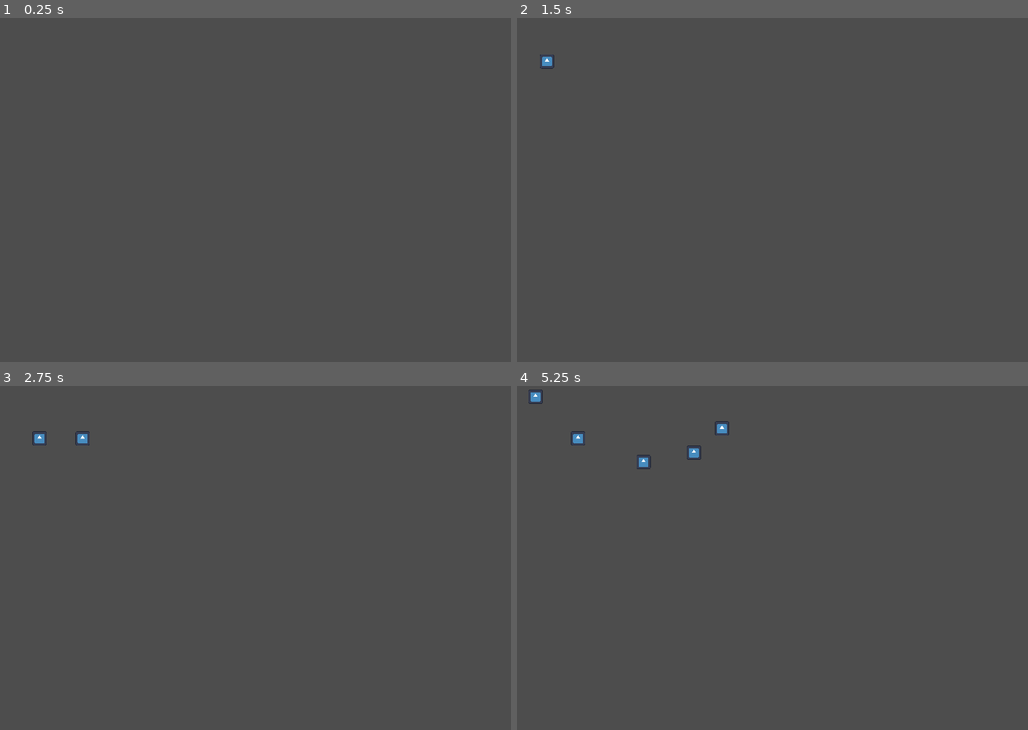
Above: before the commit, frames 1-4 (two rows, left to right).
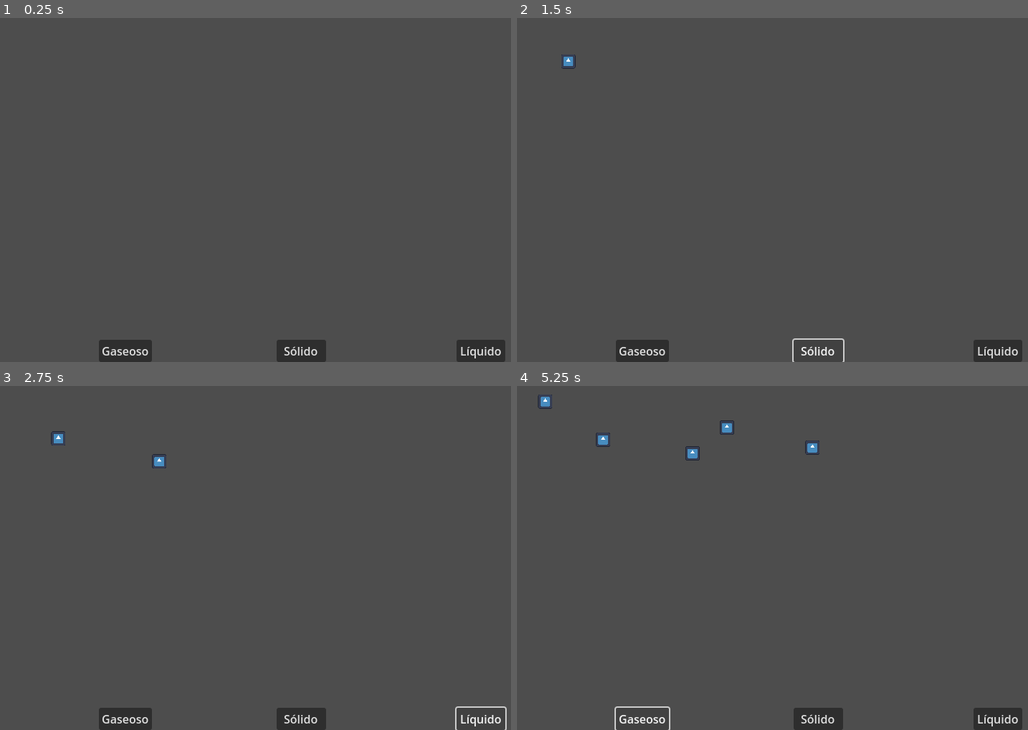
Above: after the commit, the same moments.

Repository: gonzalodelgado/gotita
Game: Godot game, scene res://node_2d.tscn
The game is run twice, just before and just after one commit, with the same random seed, the same clock (stepped at 60 frames per second) and the same inputs. The engine's default icon, where the game draws it, is replaced by a stand-in: a white triangle on a blue panel in a dark square.
Inputs (mouse positions are in pixels of both pictures, inside the frame that each line leads up to):
- Up to frame 1 (0.25 s): no input
- Up to frame 2 (1.5 s): click (644, 351) at 0.5 s, where only the run after the commit has a clickable "Gaseoso"; click (818, 351) at 1.25 s, where only the run after the commit has a clickable "Sólido"
- Up to frame 3 (2.75 s): click (480, 719) at 2 s, where only the run after the commit has a clickable "Líquido"
- Up to frame 4 (5.25 s): click (644, 719) at 2.75 s, where only the run after the commit has a clickable "Gaseoso"; click (818, 719) at 3.5 s, where only the run after the commit has a clickable "Sólido"; click (997, 719) at 4.25 s, where only the run after the commit has a clickable "Líquido"; click (644, 719) at 5 s, where only the run after the commit has a clickable "Gaseoso"

The runs differ from the first frame. In frame 1, 1.8% of the frame differs, in the area x 19-99%, y 93-100%; in frame 2, 1.5%; in frame 3, 1.7%; in frame 4, 1.9%, in the area x 2-99%, y 1-100%.

Commit message:
Implementar cambios de estado básicos.

Diff:
--- a/gotita.gd
+++ b/gotita.gd
@@ -2,6 +2,8 @@
 
 var dir = 1
 var min_speed = 64
+enum Estados {LIQUIDO, GASEOSO, SOLIDO}
+var estado: Estados = Estados.SOLIDO
 
 # Called when the node enters the scene tree for the first time.
 func _ready() -> void:
@@ -10,6 +12,27 @@
 
 # Called every frame. 'delta' is the elapsed time since the previous frame.
 func _process(delta: float) -> void:
+	match estado:
+		Estados.LIQUIDO:
+			physics_material_override.friction = 0.15
+			physics_material_override.absorbent = true
+			physics_material_override.bounce = 0
+			physics_material_override.rough = false
+			mass = 0.035
+			min_speed = 64
+		Estados.SOLIDO:
+			physics_material_override.friction = 0.01
+			physics_material_override.bounce = 0.2
+			physics_material_override.absorbent = true
+			physics_material_override.rough = true
+			mass = 0.035
+			min_speed = 128
+		Estados.GASEOSO:
+			physics_material_override.friction = 0
+			physics_material_override.bounce = 0.1
+			physics_material_override.rough = false
+			mass = -0.035
+			min_speed = 32
 	var size = $CollisionShape2D.shape.radius
 	if position.x - size <= 0:
 		position.x = size + 1
--- a/juego.gd
+++ b/juego.gd
@@ -18,3 +18,20 @@
 		var gotita = gotita_scene.instantiate()
 		gotita.position.x = 10
 		add_child(gotita)
+
+
+func cambiar_estado(estado):
+	var gotitas = get_children().filter(func(child): return child.scene_file_path == gotita_scene.resource_path)
+	for gotita in gotitas:
+		gotita.estado = gotita.Estados.get(estado)
+
+func _on_boton_gaseoso_pressed() -> void:
+	cambiar_estado("GASEOSO")
+
+
+func _on_boton_solido_pressed() -> void:
+	cambiar_estado("SOLIDO")
+
+
+func _on_boton_liquido_pressed() -> void:
+	cambiar_estado("LIQUIDO")
--- a/node_2d.tscn
+++ b/node_2d.tscn
@@ -14,4 +14,29 @@
 [node name="TimerGotita" type="Timer" parent="."]
 autostart = true
 
+[node name="BotonGaseoso" type="Button" parent="."]
+offset_left = 138.0
+offset_top = 449.0
+offset_right = 212.0
+offset_bottom = 480.0
+text = "Gaseoso"
+
+[node name="BotonSolido" type="Button" parent="."]
+offset_left = 386.0
+offset_top = 449.0
+offset_right = 455.0
+offset_bottom = 480.0
+text = "Sólido
+"
+
+[node name="BotonLiquido" type="Button" parent="."]
+offset_left = 637.0
+offset_top = 449.0
+offset_right = 705.0
+offset_bottom = 480.0
+text = "Líquido"
+
 [connection signal="timeout" from="TimerGotita" to="." method="_on_timer_gotita_timeout"]
+[connection signal="pressed" from="BotonGaseoso" to="." method="_on_boton_gaseoso_pressed"]
+[connection signal="pressed" from="BotonSolido" to="." method="_on_boton_solido_pressed"]
+[connection signal="pressed" from="BotonLiquido" to="." method="_on_boton_liquido_pressed"]
